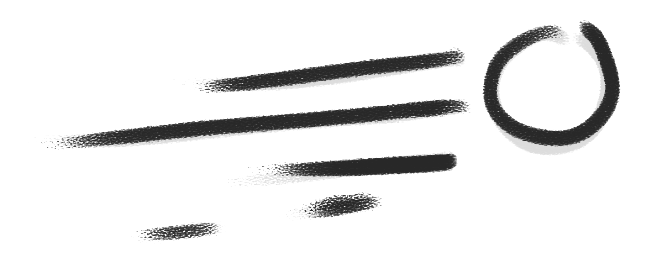
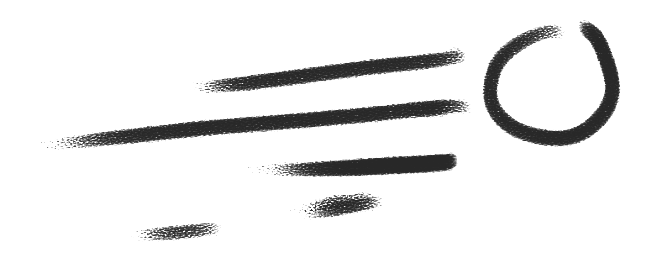
Two versions of the same layered image (w=651, h=267). Layer-by-layer changes:
hid "图层 0" over [34, 25, 609, 244]
